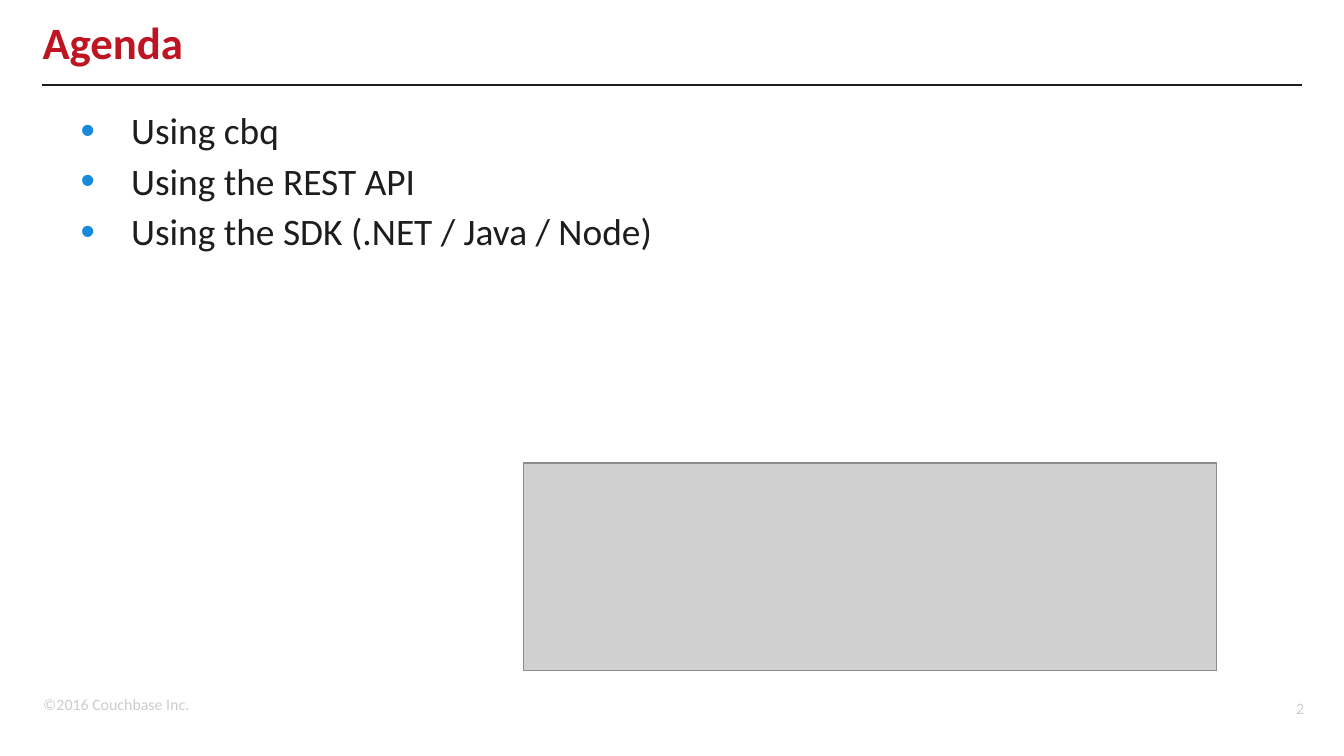
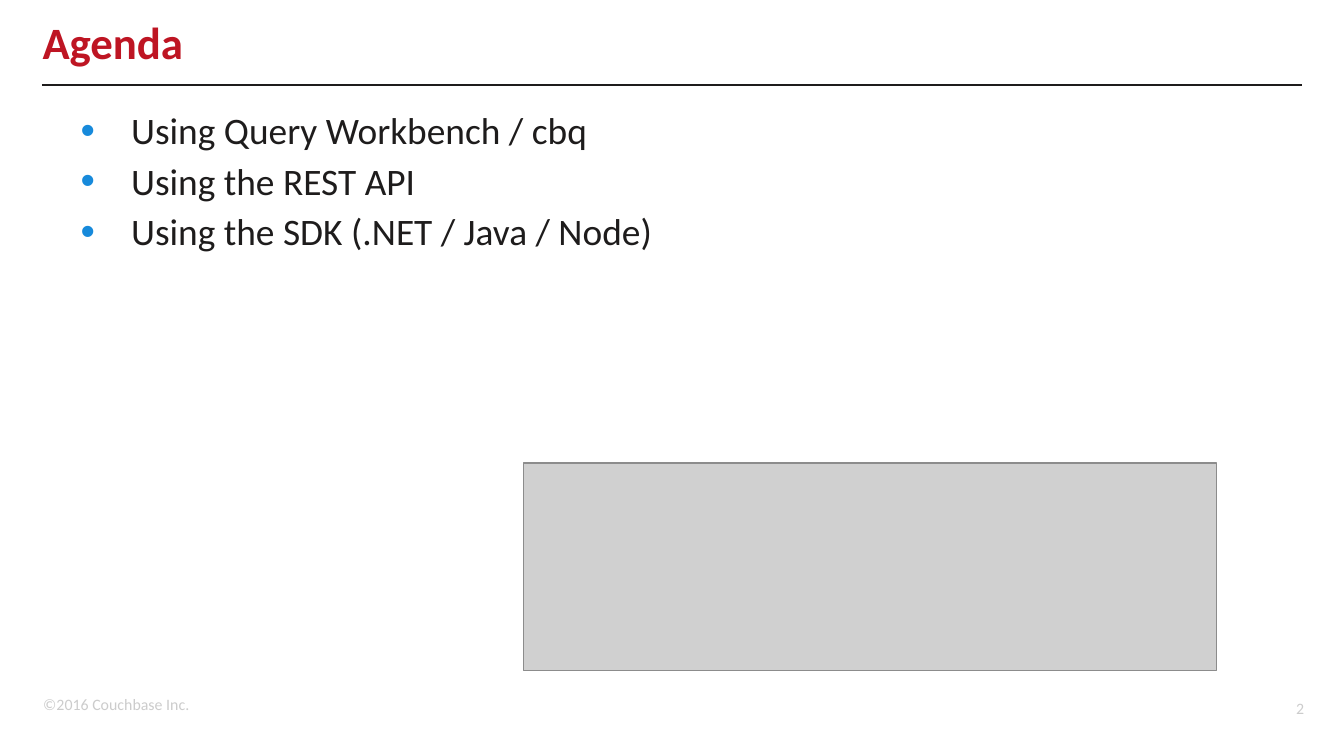
Before and after one commit to subalakr/workshop, a slide deck: slide 2 of connect2016/developer/02/02.pptx. Drawn at 1344x756 pixels with LibreOffice and Linux fonts; fonts in the diff are those of the drawing; grey boxes stand for pictures; background and template pictures are left out. Boxes give left, top, right and bottom in pixels: in the first picture for what was removed or moved away, otherwise in the second. Text is boxed around its words. In the diff, an @@ line names an element or a change of style, - is before the commit and + after.

```diff
--- a/connect2016/developer/02/02.pptx
+++ b/connect2016/developer/02/02.pptx
@@ text at (131, 118, 587, 151): text changed @@
-• Using cbq
+• Using Query Workbench / cbq
```
Also in this commit, not shown: 4 other slides changed, 3 slides added, 3 slides removed.
